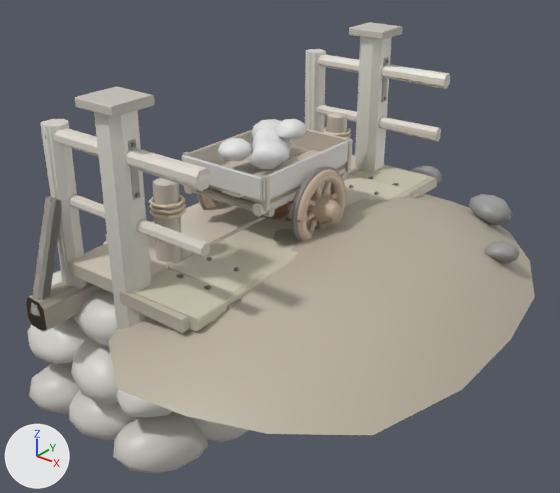
What one commit did to the glTF model assets/forest_pbr/bridges_kit.glb.
Before and after are seen from a 50 mm lens placed at (2.85, -3.46, 2.0), pointed at (0.13, -0.06, -0.11). Every picture has the same lights, and +X, +Y and +Z are marked at lower left. The first picture is the older version. Vertices at exactly the same position are counted once.

The first picture shows 'boardwalk_bay_b', 'boardwalk_end', 'bridge_bay_a', 'bridge_bay_b', 'bridge_bay_c', 'bridge_end', 'miner_handcart' and 2 more.
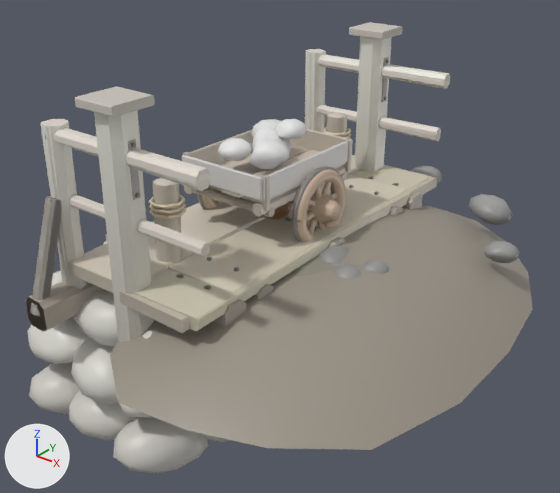
What differs and where, as boxes [x1, y1, x2, y2] in the pictures (560 x 493 px; the box of a moved part takes in the faces that stretch with it):
'bridge_end', reshaped: before [28, 22, 535, 474]; after [28, 22, 533, 474]
part 1 of me_bridge_end, moved or reshaped: before [108, 194, 535, 435]; after [110, 204, 533, 450]
part 2 of me_bridge_end, recoloured: before [108, 194, 535, 435]; after [110, 204, 533, 450]

Diff of the bpy script that builds the scene:
```diff
--- a/assets/forest_pbr/bridges_kit.glb.py
+++ b/assets/forest_pbr/bridges_kit.glb.py
@@ me_bridge_end @@
 me_bridge_end.from_pydata(...)  # 2733 vertices, 5166 faces; spans x -1.08..1.63, y -1.58..1.55, z -1.13..1.04
 # used by ob_bridge_end; location = (0.0, 0.0, 0.0)
+# me_bridge_end part 1: the loose piece of 73 vertices spanning x -0.52..1.63, y -1.58..1.47, z -0.22..0.08 is moved by (0.0, 0.0, -0.08)
+# me_bridge_end part 2: 126 faces centred in x -0.42..1.54, y -1.41..1.34, z -0.16..0.08 are repainted in the vertex colours; the middle colour goes from pale yellow #cec4b1 to grey #aaa295
 me_bridge_end.materials.append(mat_s_stone)
```
